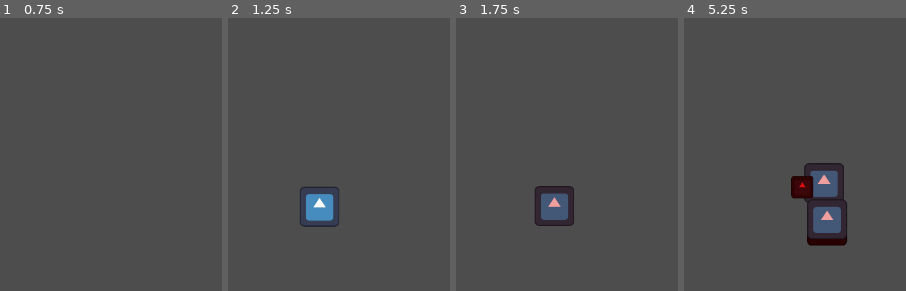
Above: before the commit, frames 1-4 (left to right).
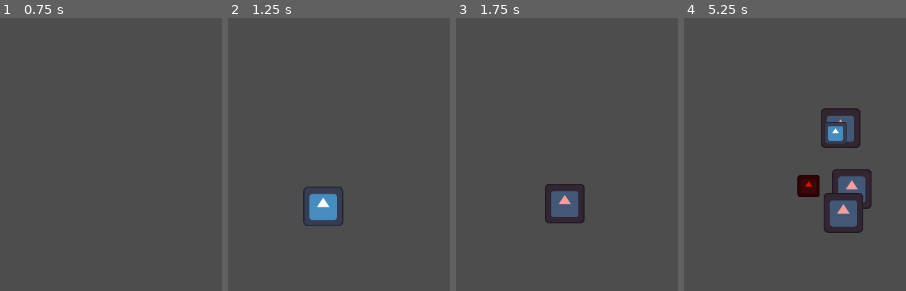
Above: after the commit, the same moments.

Repository: turbohermit/femovico
Game: Godot game, scene res://Example/Scenes/scene_example.tscn
Same seed, same stepped clock (60 frames per second), same inputs: the game is played once before the commit and once after it. The engine's default icon, where the game draws it, is replaced by a stand-in: a white triangle on a blue panel in a dark square.
Inputs (mouse positions are in pixels of both pictures, inside the frame that each line leads up to):
- Up to frame 1 (0.75 s): tap Enter at 0.5 s; move the mouse to (outside the picture) at 0.52 s; click (outside the picture) at 0.67 s
- Up to frame 2 (1.25 s): no input
- Up to frame 3 (1.75 s): move the mouse to (547, 206) at 1.27 s; click (547, 206) at 1.42 s
- Up to frame 4 (5.25 s): move the mouse to (783, 239) at 2.02 s; click (783, 239) at 2.17 s; move the mouse to (728, 220) at 2.77 s; click (728, 220) at 2.92 s; move the mouse to (788, 225) at 3.52 s; click (788, 225) at 3.67 s; move the mouse to (812, 222) at 4.27 s; click (812, 222) at 4.42 s; move the mouse to (792, 187) at 5.02 s; click (792, 187) at 5.17 s

Frame 1 is identical in both runs. In frame 2, 0.8% of the frame differs, in the area x 32-52%, y 61-77%; in frame 3, 2.4%; in frame 4, 9.3%, in the area x 48-85%, y 32-84%.

Commit message:
* [example] fix errors on enemy knockout _ [example] tweak creature speeds

Diff:
--- a/Example/ModelResources/resource_creature_beefy.tres
+++ b/Example/ModelResources/resource_creature_beefy.tres
@@ -5,5 +5,5 @@
 [resource]
 script = ExtResource("1_byl82")
 Health = 5
-Speed = 0.2
+Speed = 0.4
 Scale = 0.45
--- a/Example/ModelResources/resource_creature_squishy.tres
+++ b/Example/ModelResources/resource_creature_squishy.tres
@@ -5,5 +5,5 @@
 [resource]
 script = ExtResource("1_fb2ee")
 Health = 2
-Speed = 0.5
+Speed = 0.85
 Scale = 0.25
--- a/Example/Scripts/Controllers/SpawnController.gd
+++ b/Example/Scripts/Controllers/SpawnController.gd
@@ -56,8 +56,11 @@
 func on_knocked_out_received(p_model: EnemyModel):
 	var view = m_viewToModel.find_key(p_model)
 	if view == null:
-		print(str("No key found in dictionary for value ", p_model))
+		print(str("No key found in dictionary for value: ", p_model))
 		return
+
+	p_model.on_updated.disconnect(on_updated_received)
+	p_model.on_knocked_out.disconnect(on_knocked_out_received)
 
 	m_viewToModel.erase(view)
 	view.terminate()
